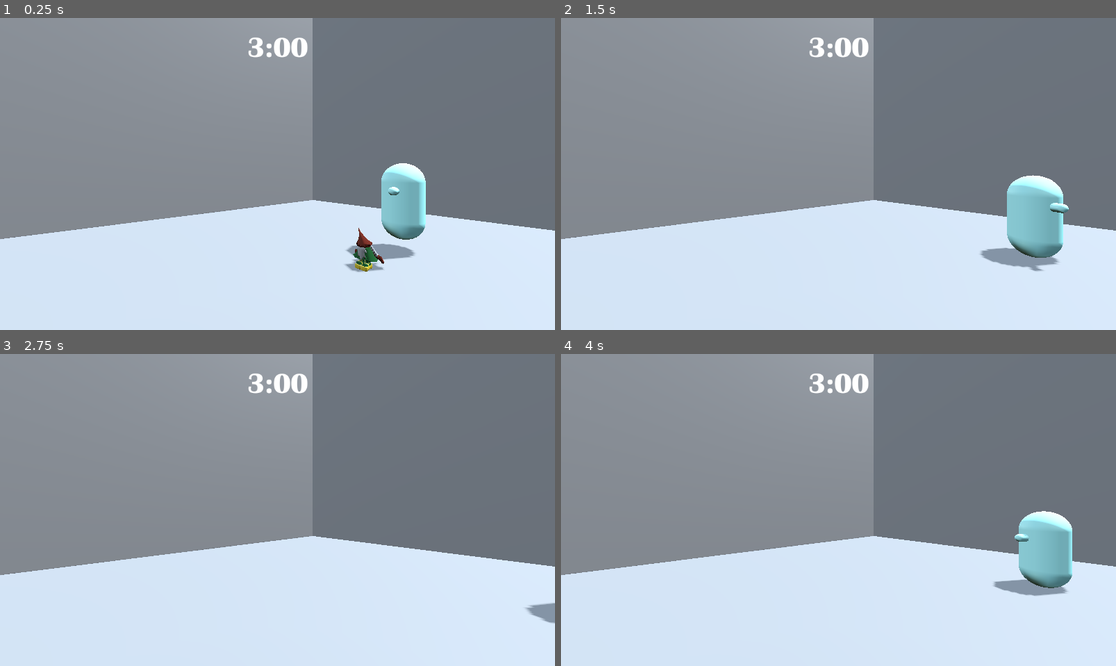
Above: before the commit, frames 1-4 (two rows, left to right).
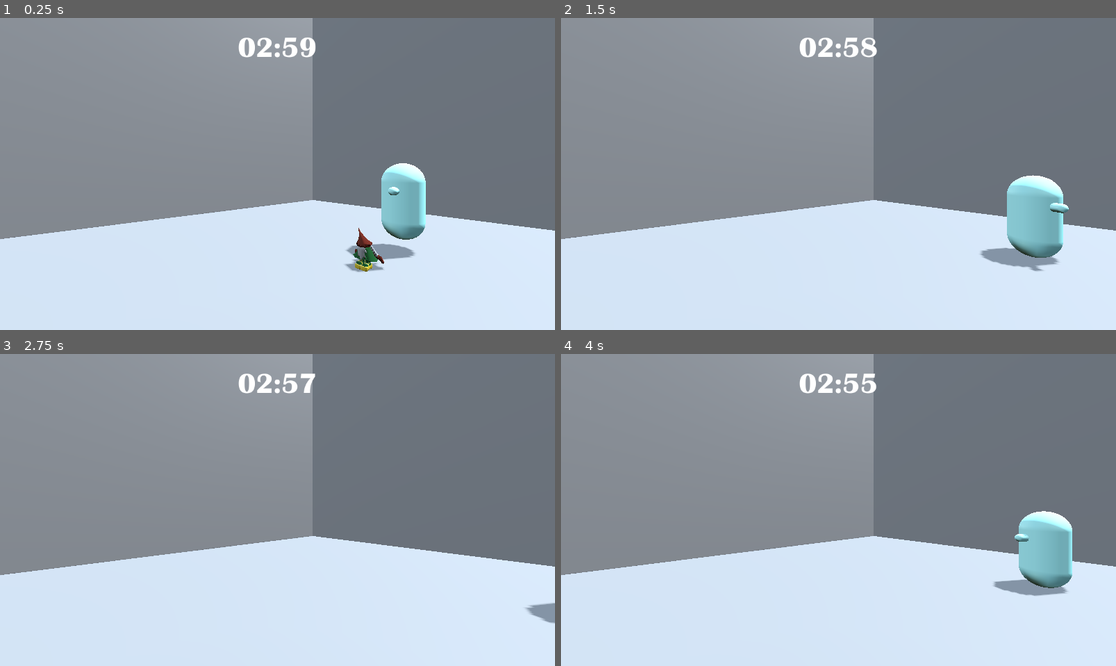
Above: after the commit, the same moments.

Repository: Astro-lo/GameJam-Les-Audacieux-ses
Game: Godot game, scene res://Scenes/Level.tscn
Same seed, same stepped clock (60 frames per second), same inputs: the game is played once before the commit and once after it.
Inputs:
- Up to frame 1 (0.25 s): no input
- Up to frame 2 (1.5 s): hold D (move_right) 0.53-1.28 s; hold S (move_back) from 1.28 s (still down)
- Up to frame 3 (2.75 s): release S (move_back) at 2.03 s; hold D (move_right) from 2.03 s (still down)
- Up to frame 4 (4 s): release D (move_right) at 2.78 s; hold W (move_forward) 2.78-3.53 s; hold A (move_left) from 3.53 s (still down)

The runs differ from the first frame. In frame 1, 0.5% of the frame differs, in the area x 42-57%, y 6-13%; in frame 2, 0.5%; in frame 3, 0.5%; in frame 4, 0.5%.
Error before the commit: Trying to assign value of type 'Node' to a variable of type 'LevelLogic.gd'. (res://Scripts/player.gd:13)

Commit message:
Re-link scripts

Diff:
--- a/Scenes/Level.tscn
+++ b/Scenes/Level.tscn
@@ -1,7 +1,9 @@
-[gd_scene load_steps=12 format=3 uid="uid://b2mcwtjx6a5n2"]
+[gd_scene load_steps=14 format=3 uid="uid://b2mcwtjx6a5n2"]
 
+[ext_resource type="Script" path="res://scripts/LevelLogic.gd" id="1_1u1qr"]
 [ext_resource type="PackedScene" uid="uid://dbxcv2kbb1ajo" path="res://Scenes/player.tscn" id="1_q4jvb"]
 [ext_resource type="FontFile" uid="uid://tqjgycbqdeyw" path="res://fonts/BRITANIC.TTF" id="3_1kjq3"]
+[ext_resource type="Script" path="res://scripts/label.gd" id="5_6ct5u"]
 [ext_resource type="PackedScene" uid="uid://ymg8ovdjk8my" path="res://Scenes/GnalibiPlayer.tscn" id="5_u7cde"]
 
 [sub_resource type="ProceduralSkyMaterial" id="ProceduralSkyMaterial_1h178"]
@@ -41,6 +43,7 @@
 
 [node name="LevelLogic" type="Node" parent="."]
 unique_name_in_owner = true
+script = ExtResource("1_1u1qr")
 
 [node name="DirectionalLight3D" type="DirectionalLight3D" parent="."]
 transform = Transform3D(-0.866025, -0.433013, 0.25, 0, 0.5, 0.866025, -0.5, 0.75, -0.433013, 0, 10.0816, 0)
@@ -103,3 +106,4 @@
 label_settings = SubResource("LabelSettings_gqian")
 horizontal_alignment = 1
 justification_flags = 160
+script = ExtResource("5_6ct5u")
